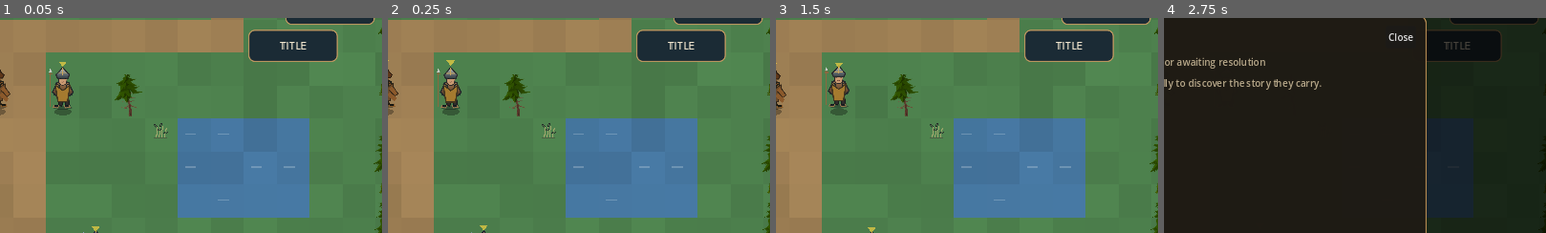
Above: before the commit, frames 1-4 (left to right).
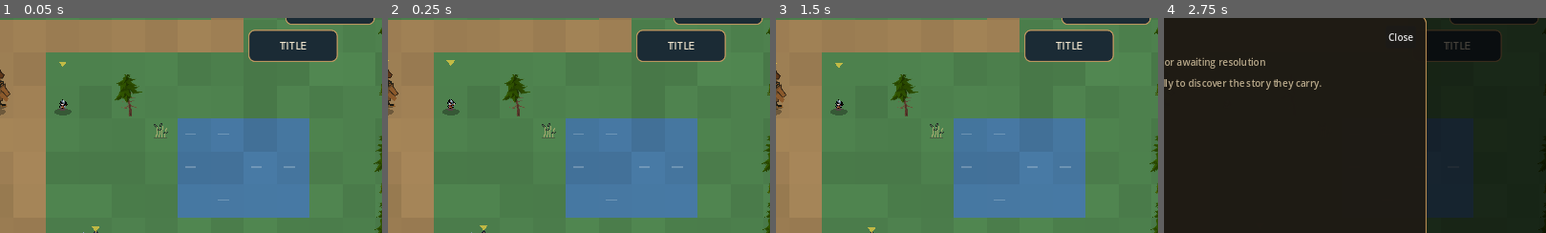
Above: after the commit, the same moments.

Repository: ninjun42215-gif/KindleWake
Game: Godot game, scene res://Location.tscn
The game is run twice, just before and just after one commit, with the same random seed, the same clock (stepped at 60 frames per second) and the same inputs. This scene is started directly instead of the project's main scene.
Inputs:
- Up to frame 1 (0.05 s): no input
- Up to frame 2 (0.25 s): no input
- Up to frame 3 (1.5 s): click "RUN" at 0.5 s; click "RUN: ON" at 1.25 s
- Up to frame 4 (2.75 s): click "CHRONICLE" at 2 s
The pictures show only the part of the screen within x 50-100%, y 8-58%; the shares and areas given below are measured in that part.

The runs differ from the first frame. In frame 1, 0.8% of the frame differs, in the area x 12-20%, y 22-44%; in frame 2, 0.8%; in frame 3, 0.8%; in frame 4, less than 0.1%.

Commit message:
Suppress portraits for non-person quest objects and broaden NPC role mapping

Diff:
--- a/Kindlewake/scripts/ui/art.gd
+++ b/Kindlewake/scripts/ui/art.gd
@@ -170,6 +170,17 @@
 
 static func character_for_npc(name: String, role: String = "") -> String:
     var key: String = (name + " " + role).to_lower()
+    # Interactive map spots also include evidence and quest objects, not only people.
+    # Suppress portraits for non-person spots instead of showing a misleading guard.
+    for non_person_term in ["marker", "petition", "price of", "hearing", "tree", "bridges", "purse", "boundary", "banner", "challenge", "seal", "unarmed yard", "hall of retainers", "rule of shelter", "sanctuary bell", "volume", "signal", "copybook", "register", "passage", "chart", "leaf", "public stage", "oath", "records", "audience", "lattice", "missing tower page", "lantern & keel"]:
+        if key.contains(non_person_term):
+            return ""
+    if key.contains("the changed escort"):
+        return "guard"
+    if key.contains("the returned commander"):
+        return "knight"
+    if key.contains("the witness who recanted"):
+        return "scholar"
     if key.contains("torren"):
         return "chronicle_hero"
     if key.contains("sela"):
@@ -203,9 +214,9 @@
         return "hunter"
     if key.contains("priest") or key.contains("brother") or key.contains("sister") or key.contains("healer"):
         return "healer"
-    if key.contains("guard") or key.contains("soldier") or key.contains("watch") or key.contains("sergeant"):
+    if key.contains("guard") or key.contains("soldier") or key.contains("watch") or key.contains("sergeant") or key.contains("warden") or key.contains("reeve") or key.contains("keeper") or key.contains("marshal"):
         return "guard"
-    if key.contains("merchant") or key.contains("trader") or key.contains("innkeeper") or key.contains("carter"):
+    if key.contains("merchant") or key.contains("trader") or key.contains("innkeeper") or key.contains("carter") or key.contains("factor") or key.contains("broker") or key.contains("shopkeeper") or key.contains("provisioner") or key.contains("drover"):
         return "merchant"
     if key.contains("mage") or key.contains("witch") or key.contains("seer"):
         return "mage"
